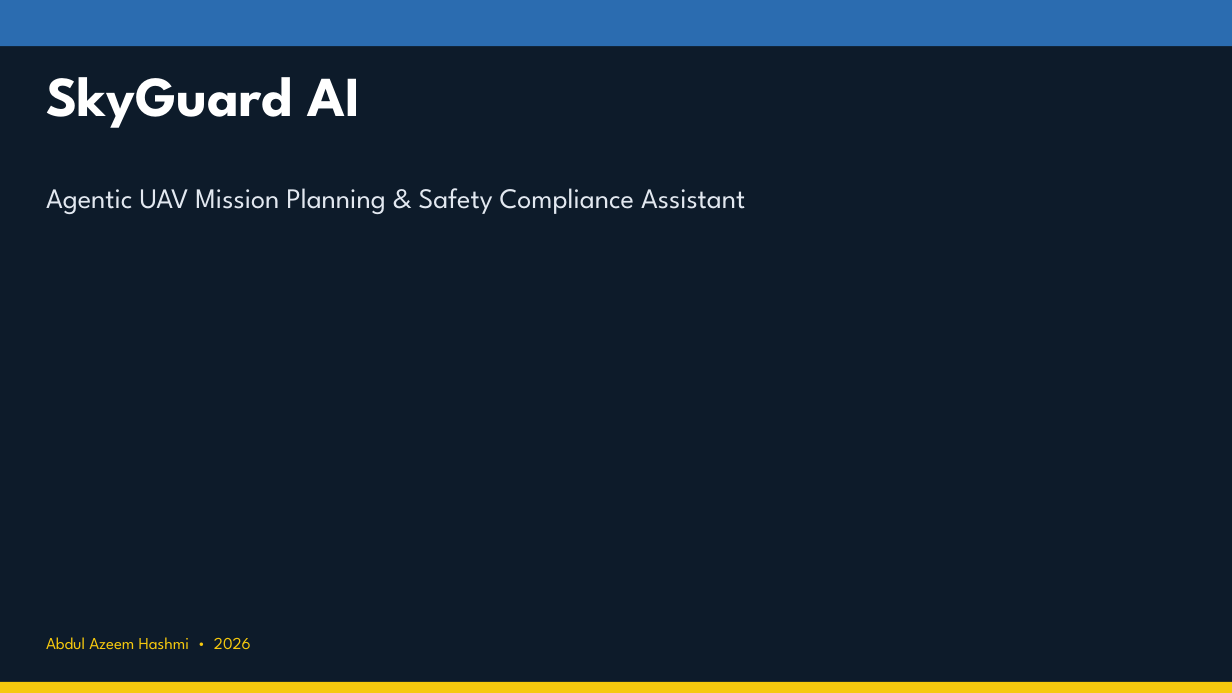
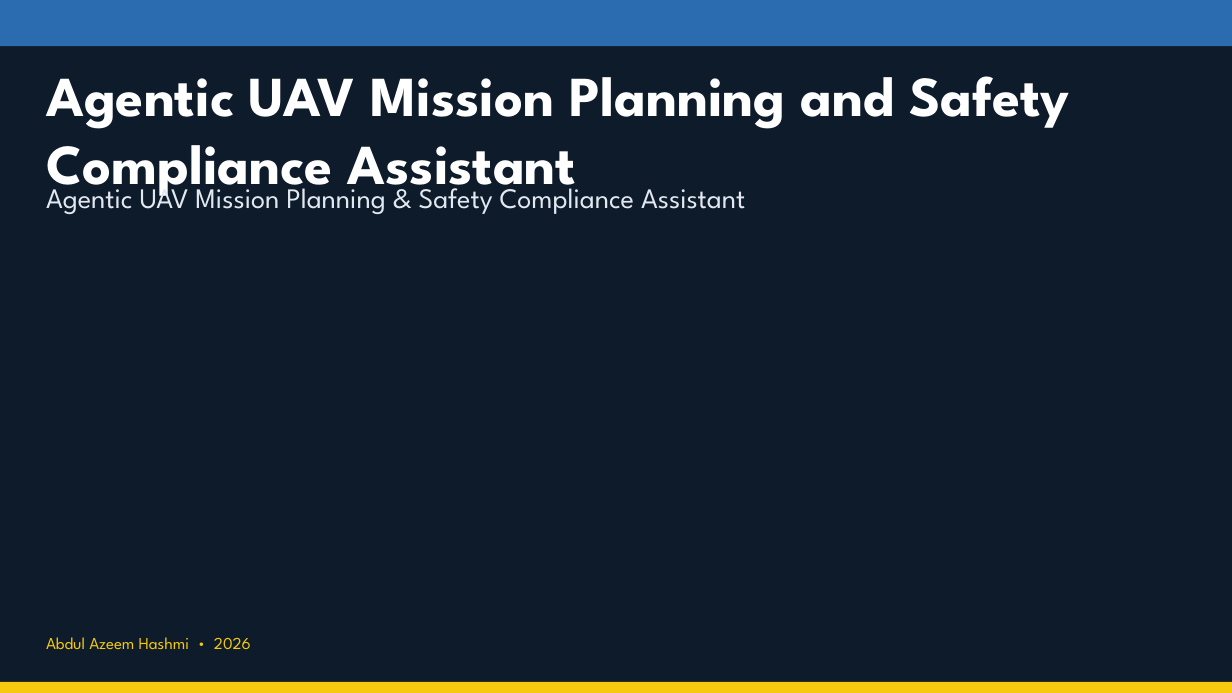
Before and after one commit to AbdulAzeemHashmi/agentic-uav-mission-planner, a slide deck: slide 1 of docs/presentation.pptx. Drawn at 1232x693 pixels with LibreOffice and Linux fonts; fonts in the diff are those of the drawing. Boxes give left, top, right and bottom in pixels: in the first picture for what was removed or moved away, otherwise in the second. Text is boxed around its words. In the diff, an @@ line names an element or a change of style, - is before the commit and + after.

```diff
--- a/docs/presentation.pptx
+++ b/docs/presentation.pptx
@@ text at bbox=[46, 76, 1070, 201]: text changed @@
-SkyGuard AI
+Agentic UAV Mission Planning and Safety Compliance Assistant
```
Also in this commit, not shown: 1 other slide changed, 4 other files.
